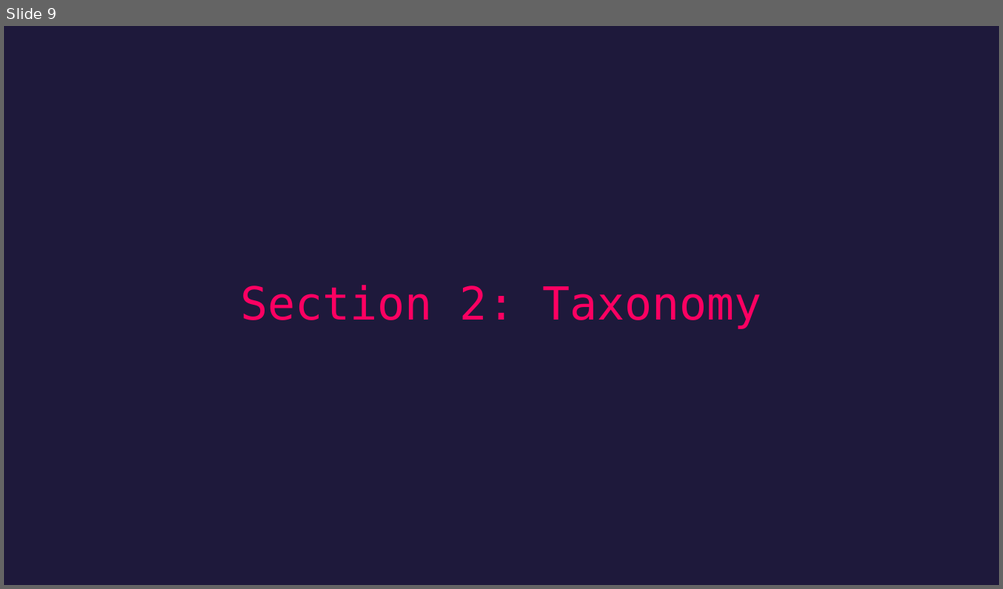
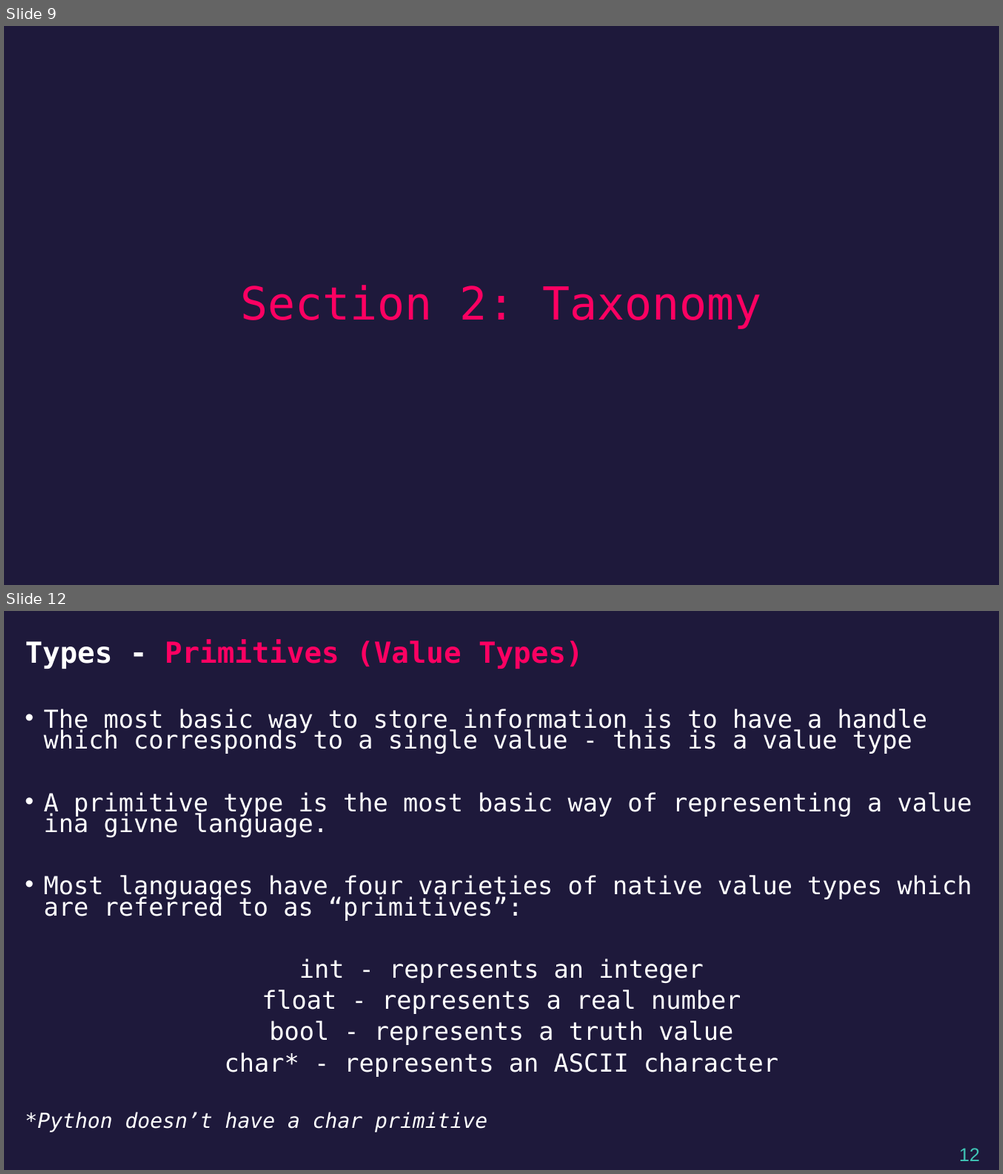
Before and after one commit to airabino/EVRC_Python_Training, a slide deck: Trainings/TR2/Lecture.pptx. Shown one above the other, each under a label of ours: slide 9 before the commit, slides 9 and 12 after it; the slides between them are not shown. The pictures are 1003x589 and 1003x1174 pixels, drawn with LibreOffice and Linux fonts; fonts in the diff are those of the drawing. Boxes give left, top, right and bottom in pixels: in the first picture for what was removed or moved away, otherwise in the second. Text is boxed around its words. In the diff, an @@ line names an element or a change of style, - is before the commit and + after.

```diff
--- a/Trainings/TR2/Lecture.pptx
+++ b/Trainings/TR2/Lecture.pptx
@@ slide 12 added at (4, 611, 999, 1170), background #1E193B @@
@@ title added at (25, 639, 583, 669), 28 pt, text #FD0062, bold @@
+Types - Primitives (Value Types)
@@ text added at (25, 709, 972, 1133), 24 pt, text #FFFFFF @@
+• The most basic way to store information is to have a handle which corresponds to a single value - this is a value type
+• A primitive type is the most basic way of representing a value ina givne language.
+• Most languages have four varieties of native value types which are referred to as “primitives”:
+int - represents an integer
+float - represents a real number
+bool - represents a truth value
+char* - represents an ASCII character
+*Python doesn’t have a char primitive
@@ page number added at (959, 1148, 979, 1162), 18 pt, text #40C7B7 @@
+12
```
Also in this commit, not shown: 1 slide changed, 17 other slides added, 14 other files.
